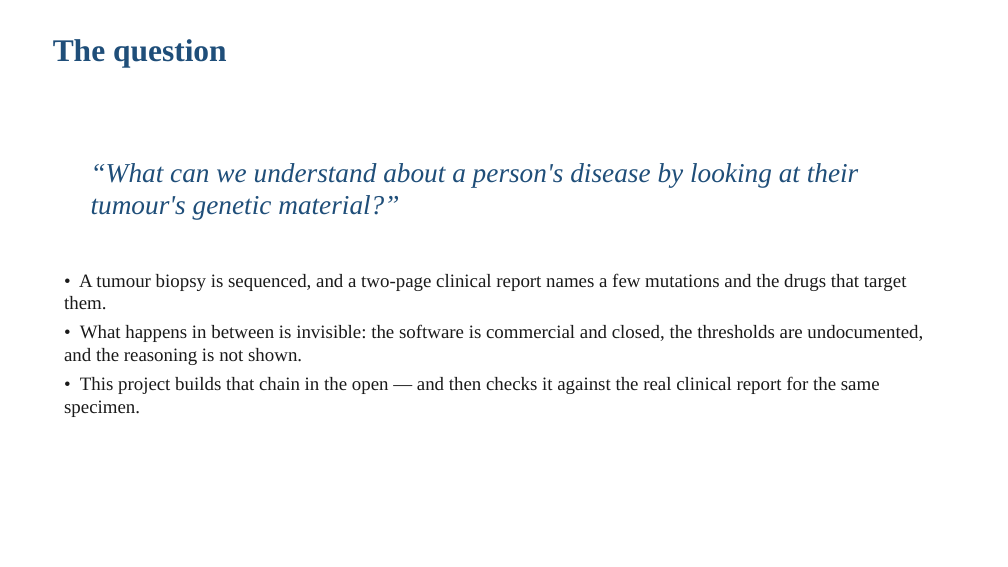
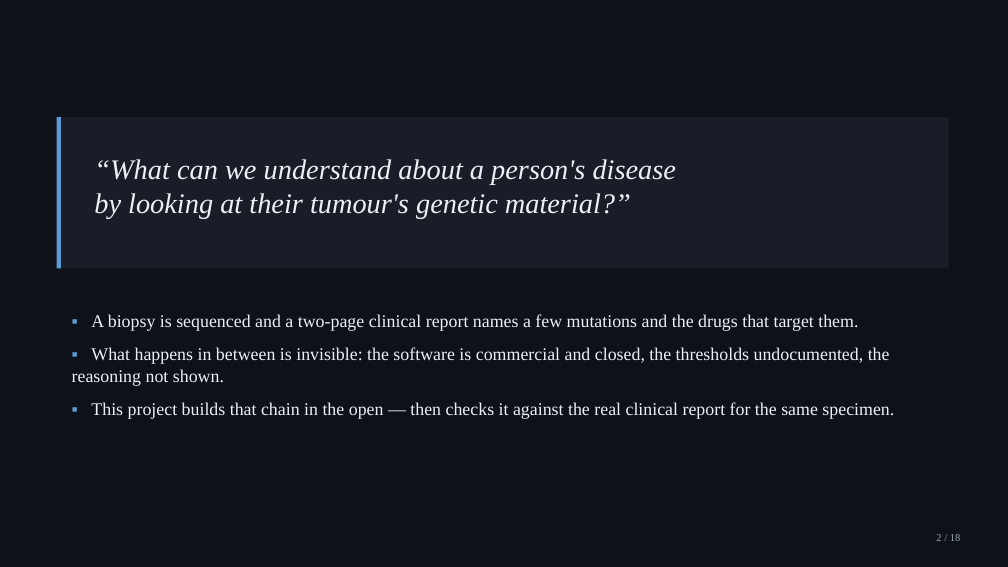
Before and after one commit to sarisiknil/tumor-profiler, a slide deck: slide 2 of report/BIO395_Presentation_DRAFT.pptx. Drawn at 1008x567 pixels with LibreOffice and Linux fonts; fonts in the diff are those of the drawing. Boxes give left, top, right and bottom in pixels: in the first picture for what was removed or moved away, otherwise in the second. Text is boxed around its words. In the diff, an @@ line names an element or a change of style, - is before the commit and + after.

```diff
--- a/report/BIO395_Presentation_DRAFT.pptx
+++ b/report/BIO395_Presentation_DRAFT.pptx
@@ rectangle added at (x1=0, y1=0, x2=1008, y2=567), fill #0E1117 @@
@@ text removed at (x1=53, y1=39, x2=227, y2=68) @@
-The question
@@ rectangle added at (x1=57, y1=117, x2=949, y2=268), fill #181D27 @@
@@ rectangle added at (x1=57, y1=117, x2=61, y2=268), fill #5B9BD5 @@
@@ text at (x1=94, y1=159, x2=676, y2=218): text changed; size 26 to 27 pt; text colour #1F4E79 to #ECEFF4 @@
-“What can we understand about a person's disease by looking at their tumour's genetic material?”
+“What can we understand about a person's disease
+by looking at their tumour's genetic material?”
@@ text at (x1=72, y1=314, x2=894, y2=419): text changed; size 18 to 17 pt; text colour #1A1A1A to #ECEFF4 @@
-• A tumour biopsy is sequenced, and a two-page clinical report names a few mutations and the drugs that target them.
-• What happens in between is invisible: the software is commercial and closed, the thresholds are undocumented, and the reasoning is not shown.
-• This project builds that chain in the open — and then checks it against the real clinical report for the same specimen.
+▪ A biopsy is sequenced and a two-page clinical report names a few mutations and the drugs that target them.
+▪ What happens in between is invisible: the software is commercial and closed, the thresholds undocumented, the reasoning not shown.
+▪ This project builds that chain in the open — then checks it against the real clinical report for the same specimen.
@@ text added at (x1=936, y1=534, x2=960, y2=541), 10 pt, text #9AA4B2 @@
+2 / 18
```
Also in this commit, not shown: 8 other slides changed, 9 slides added, 4 slides removed, 24 other files.
